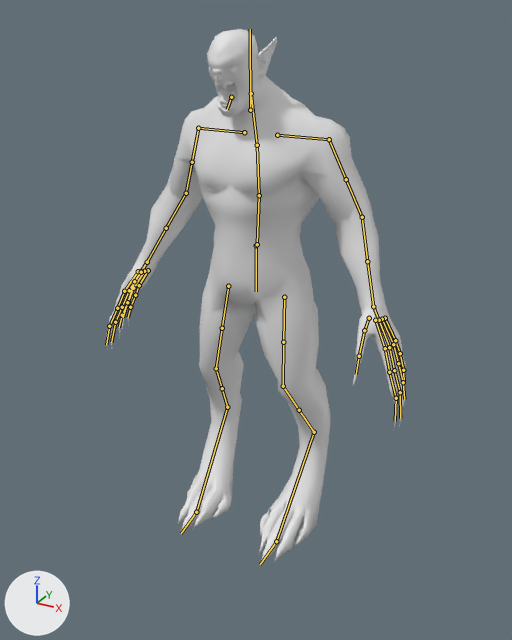
An edit to the Blender file Strigoi.blend, drawn before and after from the same camera.
One viewpoint serves both versions: a 50 mm lens placed at (1.24, -2.17, 2.05), pointed at (0.02, 0.04, 0.95). The lights are fixed; the arrows at lower left show +X, +Y and +Z. The first picture is the older version. The bones that bend it are drawn over the model as lines.

The first picture shows 'strigoi_body', 'strigoi_eyes', 'strigoi_fangs', 'strigoi_fangs_2', 'strigoi_tongue'.
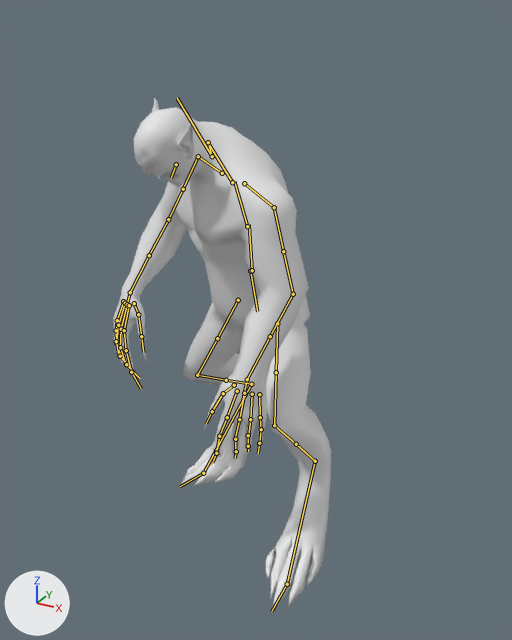
The newer file adds an action. The first version stands in its rest pose; the second is drawn at frame 0 of the action 'Stun'.

What differs and where, as boxes [x1, y1, x2, y2] in the pictures (512 x 640 px):
'strigoi_body', posed (27% narrower)
    before: [106, 29, 405, 564]
    after: [113, 98, 331, 610]
'strigoi_tongue', posed
    before: [221, 91, 235, 105]
    after: [165, 173, 174, 177]
'strigoi_fangs', posed
    before: [214, 79, 233, 93]
    after: [151, 173, 164, 180]
'strigoi_fangs_2', posed
    before: [219, 97, 237, 109]
    after: [162, 174, 175, 182]
'strigoi_eyes', posed (not visible afterwards)
    before: [210, 66, 237, 69]
bone 'c_ring2.r', root to tip
    before: (128, 302) to (122, 315)
    after: (116, 341) to (120, 356)
bone 'c_ring3.r', root to tip
    before: (122, 315) to (119, 327)
    after: (120, 356) to (128, 365)
bone 'c_middle2.r', root to tip
    before: (122, 307) to (115, 322)
    after: (120, 347) to (125, 364)
bone 'c_middle3.r', root to tip
    before: (115, 322) to (111, 342)
    after: (126, 364) to (139, 378)
bone 'c_index2.r', root to tip
    before: (117, 308) to (109, 326)
    after: (126, 350) to (131, 372)
bone 'c_thumb2.r', root to tip
    before: (134, 281) to (127, 302)
    after: (138, 314) to (141, 336)
bone 'c_pinky1_base.l', root to tip
    before: (385, 318) to (395, 340)
    after: (259, 394) to (260, 417)
bone 'c_ring2.l', root to tip
    before: (398, 363) to (403, 382)
    after: (248, 435) to (248, 446)
bone 'c_middle2.l', root to tip
    before: (394, 370) to (400, 392)
    after: (235, 439) to (235, 451)
bone 'c_middle3.l', root to tip
    before: (400, 392) to (400, 418)
    after: (236, 451) to (235, 458)
bone 'c_index1_base.l', root to tip
    before: (375, 320) to (385, 348)
    after: (237, 391) to (227, 417)
bone 'c_index2.l', root to tip
    before: (389, 372) to (396, 398)
    after: (219, 436) to (216, 453)
bone 'c_jawbone', root to tip
    before: (231, 97) to (227, 109)
    after: (176, 164) to (171, 178)

What the commit changed:
Bone 'c_root_master.x' (bone_c_root_master_x) moves from (0.0, 0.0, 0.0) to (0.0, -0.09, 0.012).
Bone 'c_root_master.x' (bone_c_root_master_x) turns from (0, 0, 0) to (8, -23, -3) degrees about its own x, y and z.
Bone 'c_root.x' (bone_c_root_x) moves from (0.0, 0.0, 0.0) to (0.0, 0.0, -0.004).
Bone 'c_root.x' (bone_c_root_x) turns from (0, 0, 0) to (7, 0, 1) degrees about its own x, y and z.
Bone 'c_stretch_leg.l' (bone_c_stretch_leg_l) moves from (0.0, 0.0, 0.0) to (-0.001, 0.062, -0.027).
Bone 'c_thigh_ik.l' (bone_c_thigh_ik_l) turns from (0, 0, 0) to (0, -2, 0) degrees about its own x, y and z.
Bone 'c_stretch_leg.r' (bone_c_stretch_leg_r) moves from (0.0, 0.0, 0.0) to (0.013, 0.128, 0.037).
Bone 'c_thigh_ik.r' (bone_c_thigh_ik_r) turns from (0, 0, 0) to (0, -5, 0) degrees about its own x, y and z.
Bone 'c_spine_01.x' (bone_c_spine_01_x) moves from (0.0, 0.0, 0.0) to (0.0, 0.0, 0.007).
Bone 'c_spine_01.x' (bone_c_spine_01_x) turns from (0, 0, 0) to (4, -8, -1) degrees about its own x, y and z.
Bone 'c_spine_02.x' (bone_c_spine_02_x) moves from (0.0, 0.0, 0.0) to (-0.008, -0.008, 0.005).
Bone 'c_spine_02.x' (bone_c_spine_02_x) turns from (0, 0, 0) to (5, -3, -2) degrees about its own x, y and z.
Bone 'c_spine_03.x' (bone_c_spine_03_x) moves from (0.0, 0.0, 0.0) to (0.0, 0.002, 0.007).
Bone 'c_spine_03.x' (bone_c_spine_03_x) turns from (0, 0, 0) to (6, -1, -3) degrees about its own x, y and z.
Bone 'c_neck.x' (bone_c_neck_x) moves from (0.0, 0.0, 0.0) to (0.004, 0.0, 0.0).
Bone 'c_neck.x' (bone_c_neck_x) turns from (0, 0, 0) to (3, 0, 2) degrees about its own x, y and z.
Bone 'c_shoulder.r' (bone_c_shoulder_r) moves from (0.0, 0.0, 0.0) to (-0.038, -0.013, -0.015).
Bone 'c_shoulder.r' (bone_c_shoulder_r) turns from (0, 0, 0) to (-2, 0, 0) degrees about its own x, y and z.
Bone 'c_stretch_arm.r' (bone_c_stretch_arm_r) moves from (0.0, 0.0, 0.0) to (0.002, -0.033, -0.002).
Bone 'c_pinky1.r' (bone_c_pinky1_r) turns from (0, 0, 0) to (-5, -2, -6) degrees about its own x, y and z.
Bone 'c_ring2.r' (bone_c_ring2_r) moves from (0.0, 0.0, 0.0) to (0.0, 0.002, 0.003).
Bone 'c_ring2.r' (bone_c_ring2_r) turns from (0, 0, 0) to (-20, 1, 2) degrees about its own x, y and z.
Bone 'c_ring3.r' (bone_c_ring3_r) moves from (0.0, 0.0, 0.0) to (-0.002, -0.003, 0.003).
Bone 'c_ring3.r' (bone_c_ring3_r) turns from (0, 0, 0) to (-12, 0, -9) degrees about its own x, y and z.
Bone 'c_middle2.r' (bone_c_middle2_r) moves from (0.0, 0.0, 0.0) to (0.0, -0.002, -0.003).
Bone 'c_middle2.r' (bone_c_middle2_r) turns from (0, 0, 0) to (-20, 1, 2) degrees about its own x, y and z.
Bone 'c_middle3.r' (bone_c_middle3_r) moves from (0.0, 0.0, 0.0) to (0.002, 0.003, -0.003).
Bone 'c_middle3.r' (bone_c_middle3_r) turns from (0, 0, 0) to (-12, 1, -9) degrees about its own x, y and z.
Bone 'c_index1.r' (bone_c_index1_r) turns from (0, 0, 0) to (-7, 1, 3) degrees about its own x, y and z.
Bone 'c_index2.r' (bone_c_index2_r) turns from (0, 0, 0) to (-9, 1, 4) degrees about its own x, y and z.
Bone 'c_thumb2.r' (bone_c_thumb2_r) turns from (0, 0, 0) to (-12, -1, -8) degrees about its own x, y and z.
Bone 'c_arm_ik.r' (bone_c_arm_ik_r) turns from (0, 0, 0) to (0, -3, 0) degrees about its own x, y and z.
Bone 'c_shoulder.l' (bone_c_shoulder_l) moves from (0.0, 0.0, 0.0) to (0.017, 0.013, -0.015).
Bone 'c_shoulder.l' (bone_c_shoulder_l) turns from (0, 0, 0) to (-2, 0, 0) degrees about its own x, y and z.
Bone 'c_pinky1_base.l' (bone_c_pinky1_base_l) turns from (0, 0, 0) to (1, 1, 6) degrees about its own x, y and z.
Bone 'c_ring2.l' (bone_c_ring2_l) moves from (0.0, 0.0, 0.0) to (0.002, -0.004, 0.001).
Bone 'c_ring2.l' (bone_c_ring2_l) turns from (0, 0, 0) to (-16, -2, 13) degrees about its own x, y and z.
Bone 'c_middle2.l' (bone_c_middle2_l) moves from (0.0, 0.0, 0.0) to (-0.002, 0.004, -0.001).
Bone 'c_middle2.l' (bone_c_middle2_l) turns from (0, 0, 0) to (-16, -2, 13) degrees about its own x, y and z.
Bone 'c_middle3.l' (bone_c_middle3_l) moves from (0.0, 0.0, 0.0) to (-0.001, 0.001, 0.0).
Bone 'c_middle3.l' (bone_c_middle3_l) turns from (0, 0, 0) to (-5, -2, 4) degrees about its own x, y and z.
Bone 'c_index1_base.l' (bone_c_index1_base_l) turns from (0, 0, 0) to (1, 0, -3) degrees about its own x, y and z.
Bone 'c_index2.l' (bone_c_index2_l) turns from (0, 0, 0) to (-9, -2, 8) degrees about its own x, y and z.
Bone 'c_thumb1.l' (bone_c_thumb1_l) turns from (0, 0, 0) to (-9, 4, 9) degrees about its own x, y and z.
Bone 'c_head.x' (bone_c_head_x) turns from (0, 0, 0) to (11, 4, -5) degrees about its own x, y and z.
Bone 'c_jawbone' (bone_c_jawbone) moves from (0.0, 0.0, 0.0) to (0.002, -0.019, -0.005).
Bone 'c_jawbone' (bone_c_jawbone) turns from (0, 0, 0) to (-23, 4, -9) degrees about its own x, y and z.
Bone 'c_arms_pole.r' (bone_c_arms_pole_r) moves from (0.0, 0.0, 0.0) to (-0.297, 0.001, 0.094).
Bone 'c_foot_ik.r' (bone_c_foot_ik_r) moves from (0.0, 0.0, 0.0) to (-0.004, -0.239, 0.0).
Bone 'c_foot_ik.r' (bone_c_foot_ik_r) turns from (0, 0, 0) to (0, 0, -22) degrees about its own x, y and z.
Bone 'c_toes_ik.r' (bone_c_toes_ik_r) turns from (0, 0, 0) to (0, 1, 7) degrees about its own x, y and z.
Bone 'c_leg_pole.r' (bone_c_leg_pole_r) moves from (0.0, 0.0, 0.0) to (-0.001, -0.034, 0.05).
Bone 'c_foot_ik.l' (bone_c_foot_ik_l) moves from (0.0, 0.0, 0.0) to (-0.1, 0.185, -0.001).
Bone 'c_foot_ik.l' (bone_c_foot_ik_l) turns from (0, 0, 0) to (0, 0, 10) degrees about its own x, y and z.
Bone 'c_toes_ik.l' (bone_c_toes_ik_l) turns from (0, 0, 0) to (0, 1, 6) degrees about its own x, y and z.
Bone 'c_hand_ik.r' (bone_c_hand_ik_r) moves from (0.0, 0.0, 0.0) to (-0.121, 0.09, -0.059).
Bone 'c_hand_ik.r' (bone_c_hand_ik_r) turns from (0, 0, 0) to (-32, -42, 29) degrees about its own x, y and z.
Bone 'c_hand_ik.l' (bone_c_hand_ik_l) moves from (0.0, 0.0, 0.0) to (0.373, 0.078, -0.354).
Bone 'c_hand_ik.l' (bone_c_hand_ik_l) turns from (0, 0, 0) to (-50, 34, -31) degrees about its own x, y and z.
